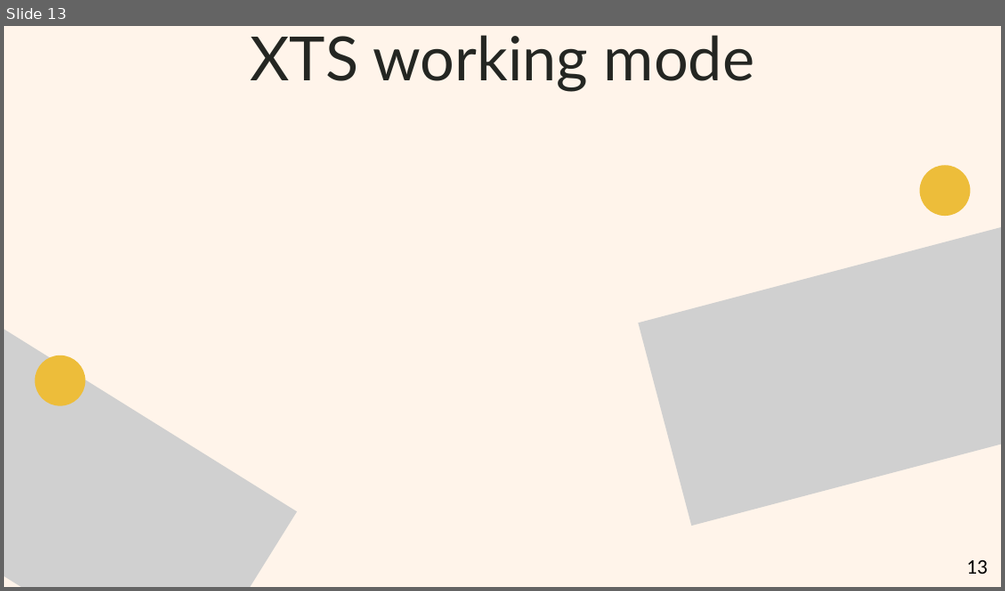
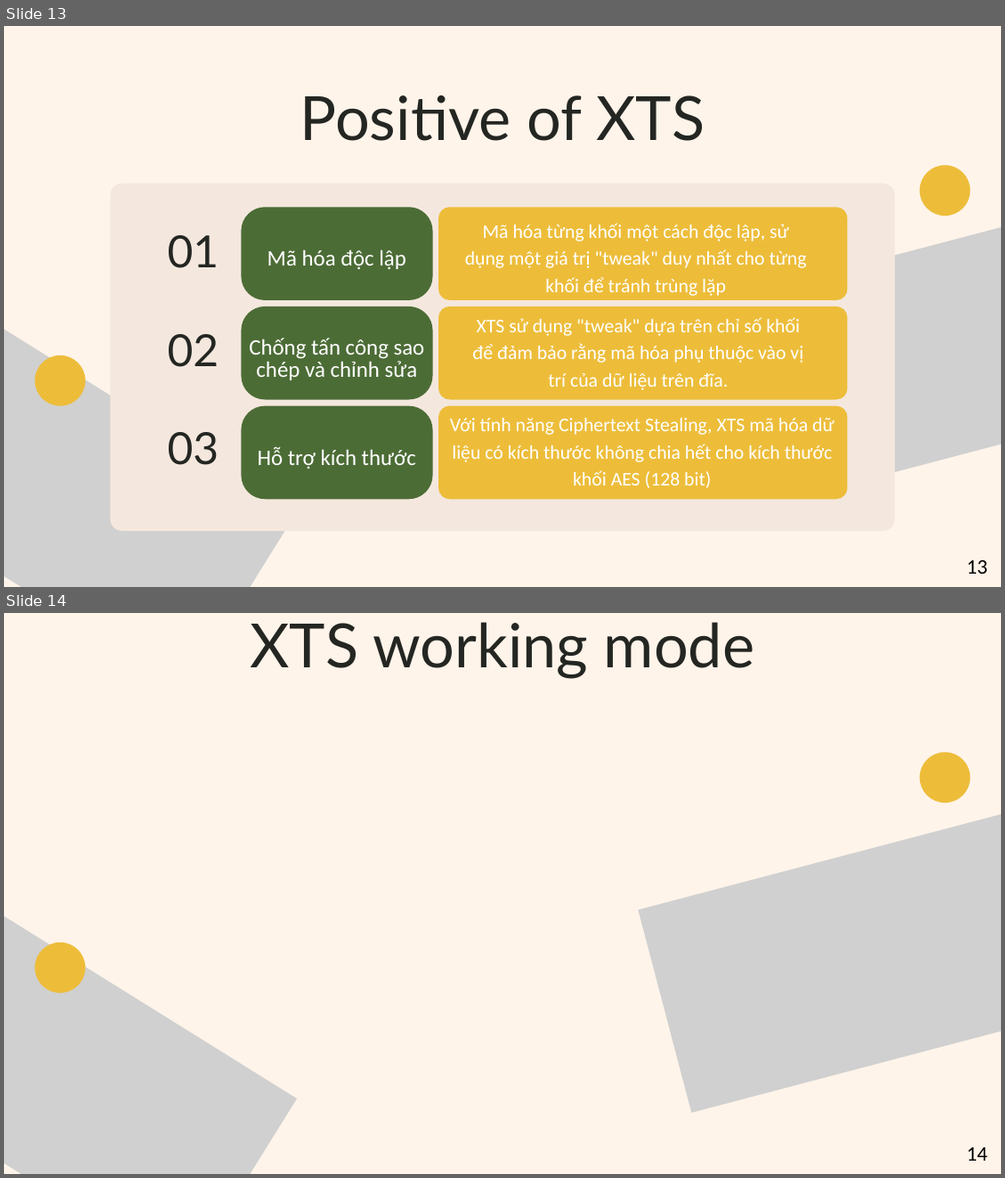
Before and after one commit to nokiddig/AES-XTS-Custom, a slide deck: Slide/Green and Yellow Illustration Digital Literacy Presentation.pptx. Shown one above the other, each under a label of ours: slide 13 before the commit, slides 13 and 14 after it. The pictures are 1005x591 and 1005x1178 pixels, drawn with LibreOffice and Linux fonts; fonts in the diff are those of the drawing; grey boxes stand for pictures; background and template pictures are left out. Boxes give left, top, right and bottom in pixels: in the first picture for what was removed or moved away, otherwise in the second. Text is boxed around its words. In the diff, an @@ line names an element or a change of style, - is before the commit and + after.

```diff
--- a/Slide/Green and Yellow Illustration Digital Literacy Presentation.pptx
+++ b/Slide/Green and Yellow Illustration Digital Literacy Presentation.pptx
@@ slide 13 added at (4,26,1001,587), background #FFF4EA @@
@@ text added at (300,95,704,141), 88 pt, text #242622 @@
+Positive of XTS
@@ freeform shape added at (110,184,895,531), fill #F4E8DE @@
@@ picture added at (639,181,1001,525) @@
@@ freeform shape added at (920,165,970,216), fill #EDBD3A @@
@@ freeform shape added at (242,207,433,300), fill #4C6C36 @@
@@ freeform shape added at (438,207,848,300), fill #EDBD3A @@
@@ picture added at (4,216,297,587) @@
@@ text added at (168,235,219,268), 64 pt, text #242622 @@
+01
@@ text added at (465,223,807,296), 28 pt, text #FFFFFF @@
+Mã hóa từng khối một cách độc lập, sử dụng một giá trị "tweak" duy nhất cho từng khối để tránh trùng lặp
@@ text added at (267,249,406,269), 32 pt, text #FFFFFF @@
+Mã hóa độc lập
@@ freeform shape added at (242,306,433,399), fill #4C6C36 @@
@@ freeform shape added at (438,306,848,399), fill #EDBD3A @@
@@ text added at (472,317,803,390), 28 pt, text #FFFFFF @@
+XTS sử dụng "tweak" dựa trên chỉ số khối để đảm bảo rằng mã hóa phụ thuộc vào vị trí của dữ liệu trên đĩa.
@@ text added at (168,334,219,367), 64 pt, text #242622 @@
+02
@@ text added at (249,338,425,380), 32 pt, text #FFFFFF @@
+Chống tấn công sao chép và chỉnh sửa
@@ freeform shape added at (35,355,85,405), fill #EDBD3A @@
@@ freeform shape added at (242,406,433,499), fill #4C6C36 @@
@@ freeform shape added at (438,406,848,499), fill #EDBD3A @@
@@ text added at (450,418,834,488), 28 pt, text #FFFFFF @@
+Với tính năng Ciphertext Stealing, XTS mã hóa dữ liệu có kích thước không chia hết cho kích thước khối AES (128 bit)
@@ text added at (168,432,219,465), 64 pt, text #242622 @@
+03
@@ text added at (258,447,416,468), 32 pt, text #FFFFFF @@
+Hỗ trợ kích thước
@@ page number added at (966,560,987,573), 30 pt, text #000000 @@
+13
@@ what was slide 13 is now slide 14 @@
@@ page number at (966,1147,987,1160): text changed @@
-13
+14
```
Also in this commit, not shown: 9 slides changed, 5 other slides added, 4 slides removed, 14 other files.
